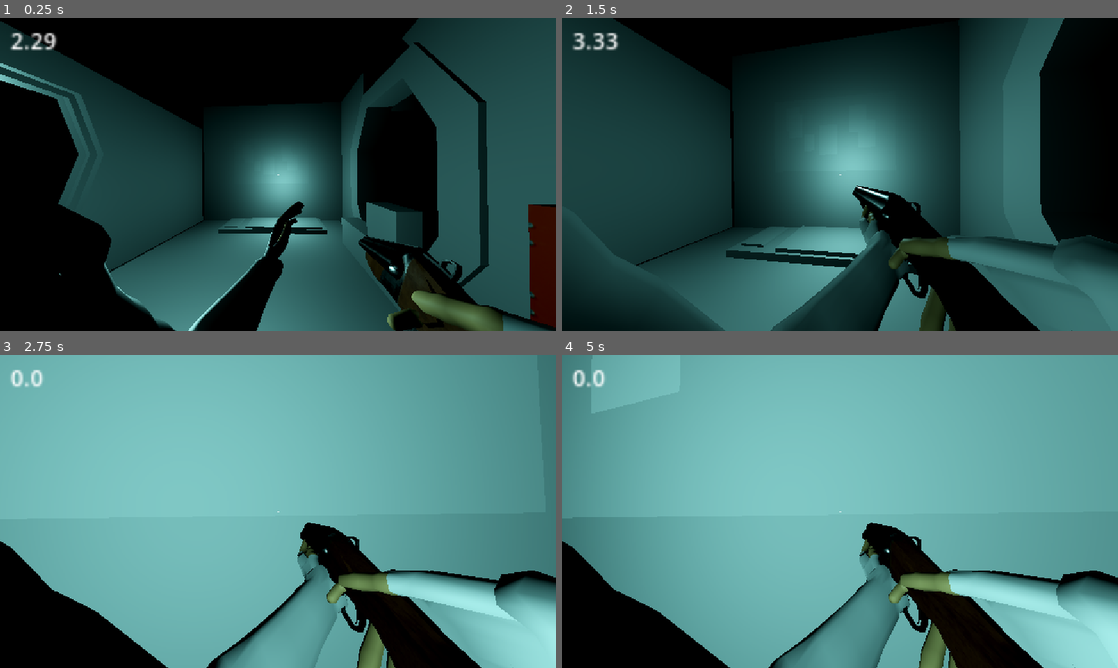
Above: before the commit, frames 1-4 (two rows, left to right).
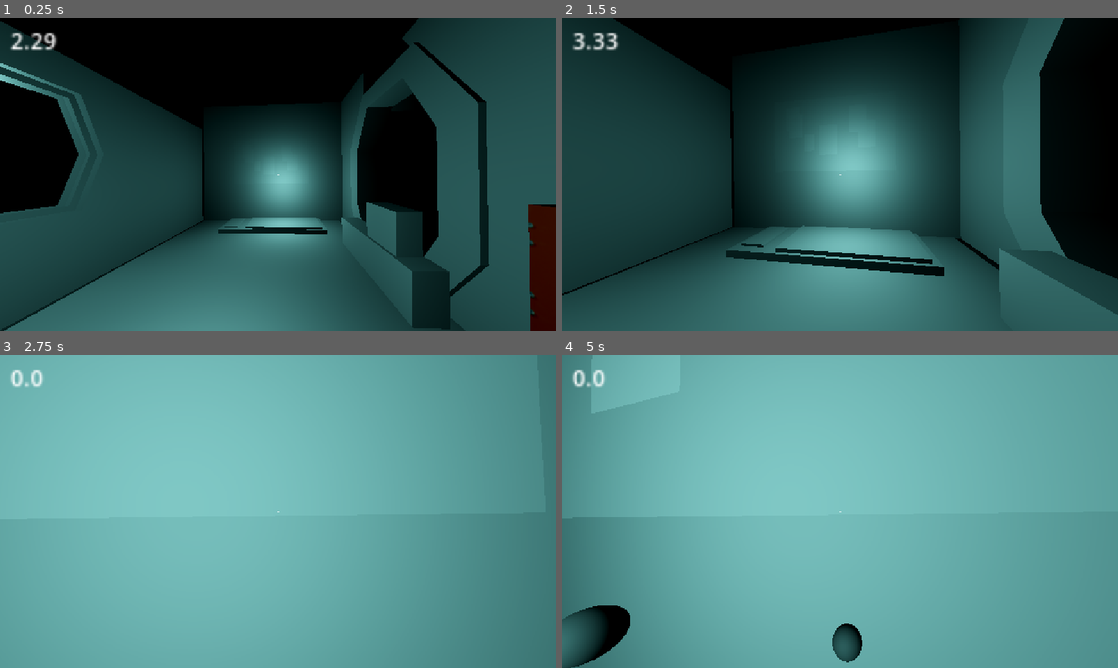
Above: after the commit, the same moments.

Repository: furiousknight25/blackout
Game: Godot game, scene res://scenes/TestSceneOne.tscn
Same seed, same stepped clock (60 frames per second), same inputs: the game is played once before the commit and once after it. Sound files missing from this copy of the repository are replaced by a short silence.
Inputs (mouse positions are in pixels of both pictures, inside the frame that each line leads up to):
- Up to frame 1 (0.25 s): no input
- Up to frame 2 (1.5 s): tap Enter at 0.5 s; move the mouse to (867, 174) at 0.52 s; hold Right mouse button (interact) 0.53-1.28 s; hold W (forward) from 0.53 s (still down); move the mouse to (812, 174) at 1.27 s; right-click (812, 174) at 1.35 s
- Up to frame 3 (2.75 s): keep holding W (forward); move the mouse to (289, 505) at 2.02 s; hold Right mouse button (interact) from 2.03 s (still down); click (289, 505) at 2.1 s
- Up to frame 4 (5 s): keep holding W (forward); move the mouse to (834, 517) at 2.77 s; release Right mouse button (interact) at 2.78 s; right-click (834, 517) at 2.85 s; move the mouse to (878, 514) at 3.52 s; hold Right mouse button (interact) 3.53-4.28 s; move the mouse to (795, 508) at 4.27 s; click (795, 508) at 4.35 s; right-click (795, 508) at 4.55 s

The runs differ from the first frame. In frame 1, 15% of the frame differs, in the area x 0-100%, y 58-100%; in frame 2, 15%; in frame 3, 20%; in frame 4, 21%, in the area x 0-100%, y 53-100%.

Commit message:
Radio Bug fixes, working enemy staging

Diff:
--- a/scenes/TestSceneOne.tscn
+++ b/scenes/TestSceneOne.tscn
@@ -207,6 +207,7 @@
 
 [node name="Player" parent="." instance=ExtResource("2_gt4fr")]
 transform = Transform3D(1, 0, 0, 0, 1, 0, 0, 0, 1, 2.06788, 3.64809, 2.83942)
+visible = false
 
 [node name="NavigationRegion3D" type="NavigationRegion3D" parent="."]
 transform = Transform3D(1, 0, 0, 0, 1, 0, 0, 0, 1, 0, 2.96201, 0)
--- a/scenes/radio.tscn
+++ b/scenes/radio.tscn
@@ -36,6 +36,7 @@
 
 [node name="DialogueTimer" type="Timer" parent="."]
 wait_time = 0.05
+ignore_time_scale = true
 
 [node name="CollisionShape3D" type="CollisionShape3D" parent="."]
 transform = Transform3D(1, 0, 0, 0, 1, 0, 0, 0, 1, -0.00291443, 0.0198212, 0.0224609)
--- a/scripts/SignalBus.gd
+++ b/scripts/SignalBus.gd
@@ -1,4 +1,6 @@
 extends Node
+
+var stage : int = 1
 
 ### GENERATOR ###
 @warning_ignore("unused_signal") signal increasePowerDrain(drainAmount : int)
@@ -29,9 +31,9 @@
 ### GAME STATE ###
 @warning_ignore("unused_signal") signal lostGame
 @warning_ignore("unused_signal") signal wonGame
-@warning_ignore("unused_signal") signal computerFinished
+@warning_ignore("unused_signal") signal nextStage(stage)
 ##################
 
 ### RADIO ###
-@warning_ignore("unused_signal") signal dialogueEnded
+@warning_ignore("unused_signal") signal unpauseStage(stage)
 #############
--- a/scripts/big_enemy.gd
+++ b/scripts/big_enemy.gd
@@ -5,8 +5,9 @@
 var movement_speed_modifier : float = 1.0
 var light_speed_modifier : float = 1.0
 var has_mouse: bool = false
+var paused: bool = true
+var spawn_probability = 3
 
-var spawn_probability = 3
 
 @onready var navigation_agent_3d: NavigationAgent3D = $NavigationAgent3D
 @onready var player
@@ -22,6 +23,11 @@
 func _ready():
 	SignalBus.connect("generatorLow", generatorLow)
 	SignalBus.connect("generatorHigh", generatorHigh)
+	SignalBus.connect("unpauseStage", unpause)
+	SignalBus.connect("nextStage", pause)
+
+	visible = false
+
 	var main = get_tree().root.get_node("Node3D")
 	player = main.get_node("Player")
 	if name == "BigEnemy1":
@@ -34,6 +40,7 @@
 	navigation_agent_3d.movement_target = reset_point
 
 func _physics_process(_delta):
+
 
 	match state:
 		States.RESET:
@@ -55,6 +62,11 @@
 	move_and_slide()
 
 func wait():
+	if paused:
+		spawn_probability = 0
+	else:
+		spawn_probability = 3
+
 	movement_speed_modifier = 0.0
 	await get_tree().create_timer(3.0).timeout
 
@@ -103,3 +115,40 @@
 func generatorHigh():
 	spawn_probability = 3
 	light_speed_modifier = 1.0
+
+
+func pause(stage : int):
+	reset()
+	visible = false
+	paused = true
+
+func unpause(stage: int):
+	if stage == 1:
+		if name == "BigEnemy1":
+			print('enemy 1 unpaused')
+			visible = true
+			paused = false
+		elif name == "BigEnemy2":
+			print('enemy 2 not unpaused')
+			visible = false
+			paused = true
+		else:
+			push_error("One of the enemies is not named properly:\n Rename to either BigEnemy1 or BigEnemy2")
+	elif stage == 2:
+		if name == "BigEnemy1":
+			visible = true
+			paused = false
+		elif name == "BigEnemy2":
+			visible = false
+			paused = true
+		else:
+			push_error("One of the enemies is not named properly:\n Rename to either BigEnemy1 or BigEnemy2")
+	elif stage == 3:
+		if name == "BigEnemy1":
+			visible = true
+			paused = false
+		elif name == "BigEnemy2":
+			visible = false
+			paused = true
+		else:
+			push_error("One of the enemies is not named properly:\n Rename to either BigEnemy1 or BigEnemy2")
--- a/scripts/computer.gd
+++ b/scripts/computer.gd
@@ -17,7 +17,8 @@
 		progress_bar.value += percentIncrease
 		currentIncrementTime = 0
 	elif progress_bar.value >= 100:
-		SignalBus.emit_signal("computerFinished")
+		SignalBus.stage += 1
+		SignalBus.emit_signal("nextStage", SignalBus.stage)
 		paused = true
 		progress_bar.value = 0
 
--- a/scripts/radio.gd
+++ b/scripts/radio.gd
@@ -65,8 +65,16 @@
 var current_script : Array = first_night
 var current_line : String = ""
 
+var playing : bool
+var skipping: bool
+
 @onready var label_3d: Label3D = $Label3D
 @onready var dialogue_timer: Timer = $DialogueTimer
+
+
+## TODO: Fix bug where clicking rapidly causes the text to not go to the next line but also not
+##       show the rest of the line
+
 
 func _ready() -> void:
 	setup.call_deferred()
@@ -76,34 +84,57 @@
 	await get_tree().physics_frame
 
 	# wait a moment before starting
-	await get_tree().create_timer(3.0).timeout
+	await get_tree().create_timer(2.0).timeout
 	dialogue_timer.start()
 	get_next_line()
 
 func single_interact():
-	# TODO: skip dialogue when interacting with radio
-	get_next_line()
+	if skipping == true:
+		return
+
+	if not playing:
+		get_next_line()
+	elif playing:
+		skipping = true
+		await get_tree().create_timer(0.05).timeout
+		label_3d.text = current_line
+		skipping = false
+		get_next_line()
+
 
 func get_next_line():
+	# break loop if the player is skipping
+	if skipping == true:
+		return
+
+	line_index += 1
+
 	if line_index < current_script.size():
 		current_line = current_script.get(line_index)
+		playing = true
+
 		display_next_character()
-		line_index += 1
 	else:
 		end_dialogue()
 
+func display_next_character():
+	# break loop if the player is skipping
+	if skipping == true:
+		character_index = 0
+		return
 
-func display_next_character():
 	if character_index <= current_line.length():
 		label_3d.text = current_line.left(character_index)
 		await dialogue_timer.timeout
 		character_index += 1
 		display_next_character()
 	else:
+		playing = false
 		character_index = 0
 
 func end_dialogue():
-	SignalBus.emit_signal("dialogueEnded")
+	label_3d.text = ""
+	SignalBus.emit_signal("unpauseStage", SignalBus.stage)
 
 func start_new_dialogue():
 	line_index = 0
